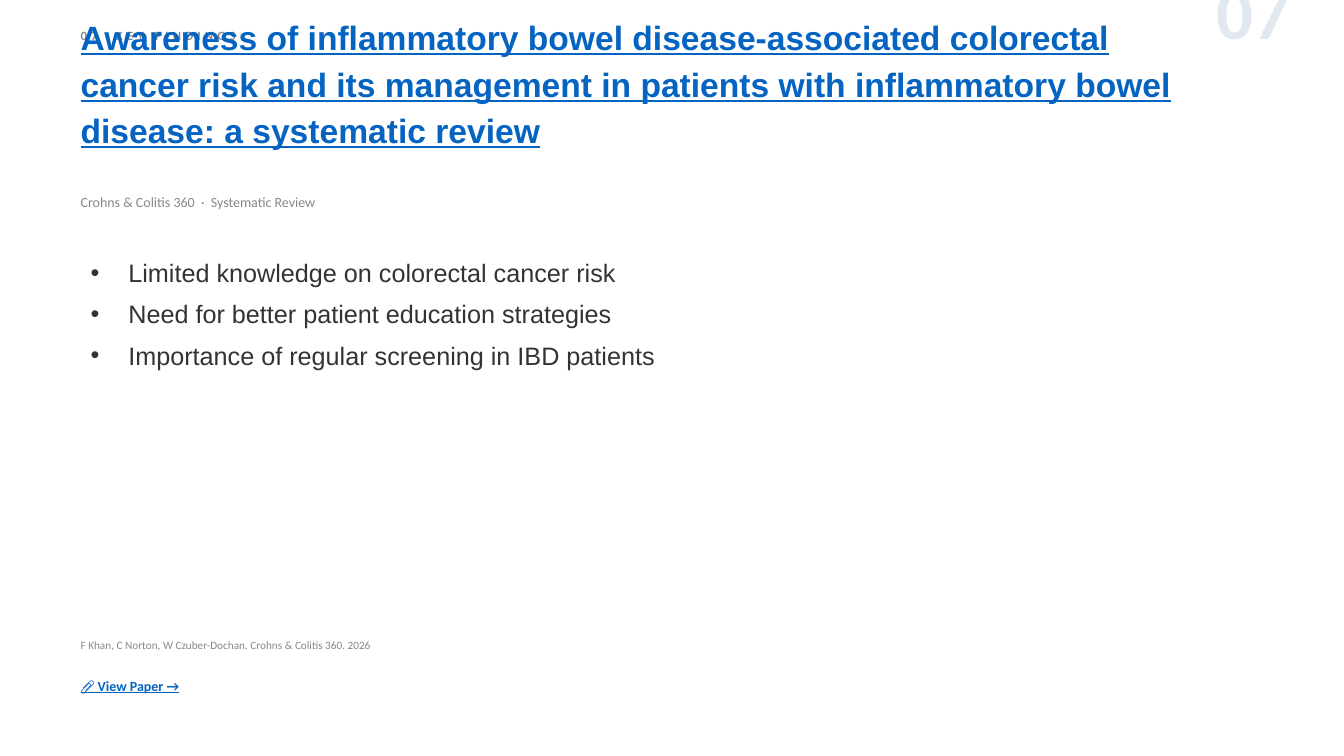
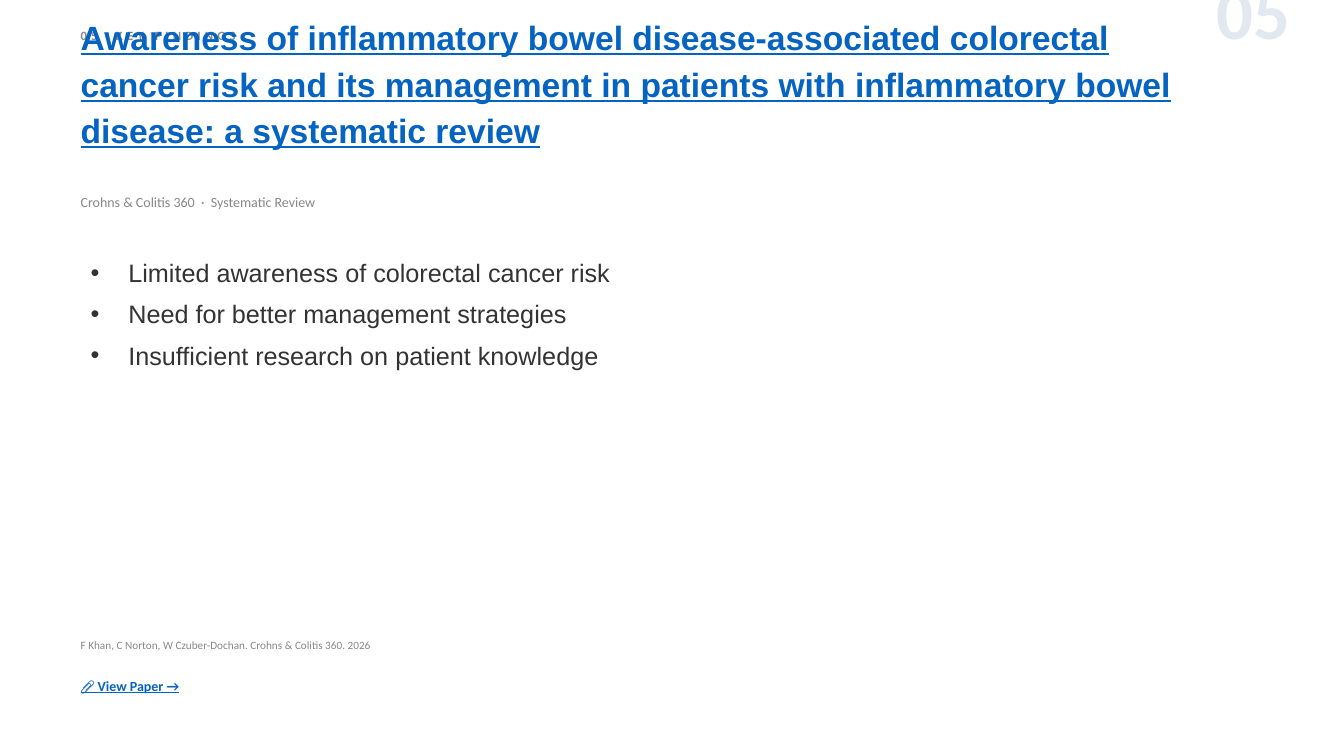
Before and after one commit to jejenhu-maker/colorectal-weekly-digest, a slide deck: slide 7 of docs/digest-en.pptx (slide 9 before the commit). Drawn at 1344x756 pixels with LibreOffice and Linux fonts; fonts in the diff are those of the drawing. Boxes give left, top, right and bottom in pixels: in the first picture for what was removed or moved away, otherwise in the second. Text is boxed around its words. In the diff, an @@ line names an element or a change of style, - is before the commit and + after.

```diff
--- a/docs/digest-en.pptx
+++ b/docs/digest-en.pptx
@@ text at <box>81,29,236,43</box>: text changed @@
-07 KEY FINDINGS
+05 KEY FINDINGS
@@ text at <box>1008,10,1291,10</box>: text changed @@
-07
+05
@@ text at <box>128,263,610,370</box>: text changed @@
-• Limited knowledge on colorectal cancer risk
-• Need for better patient education strategies
-• Importance of regular screening in IBD patients
+• Limited awareness of colorectal cancer risk
+• Need for better management strategies
+• Insufficient research on patient knowledge
```
Also in this commit, not shown: 9 other slides changed, 4 slides added, 4 slides removed, 2 other files.
